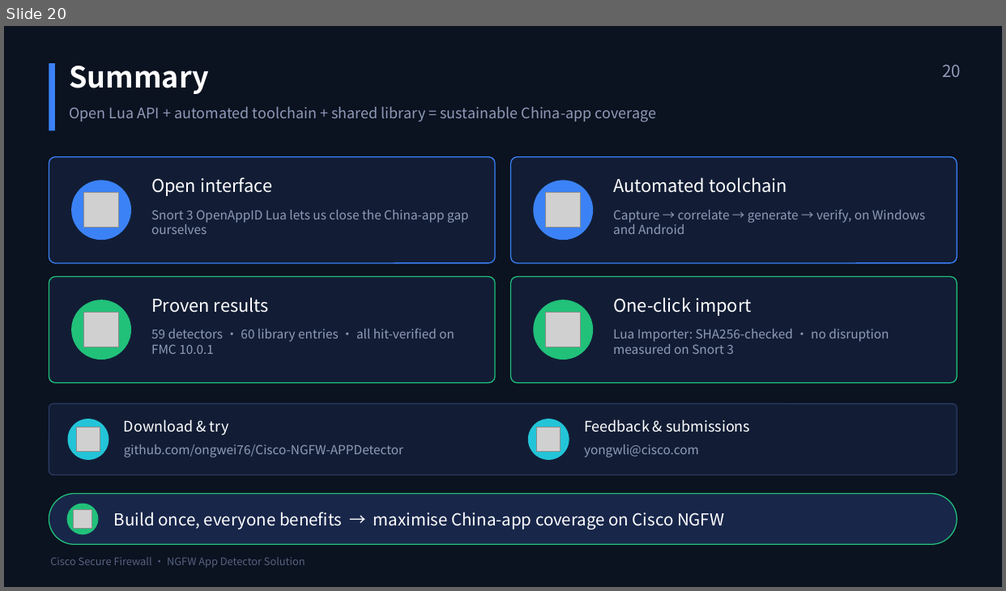
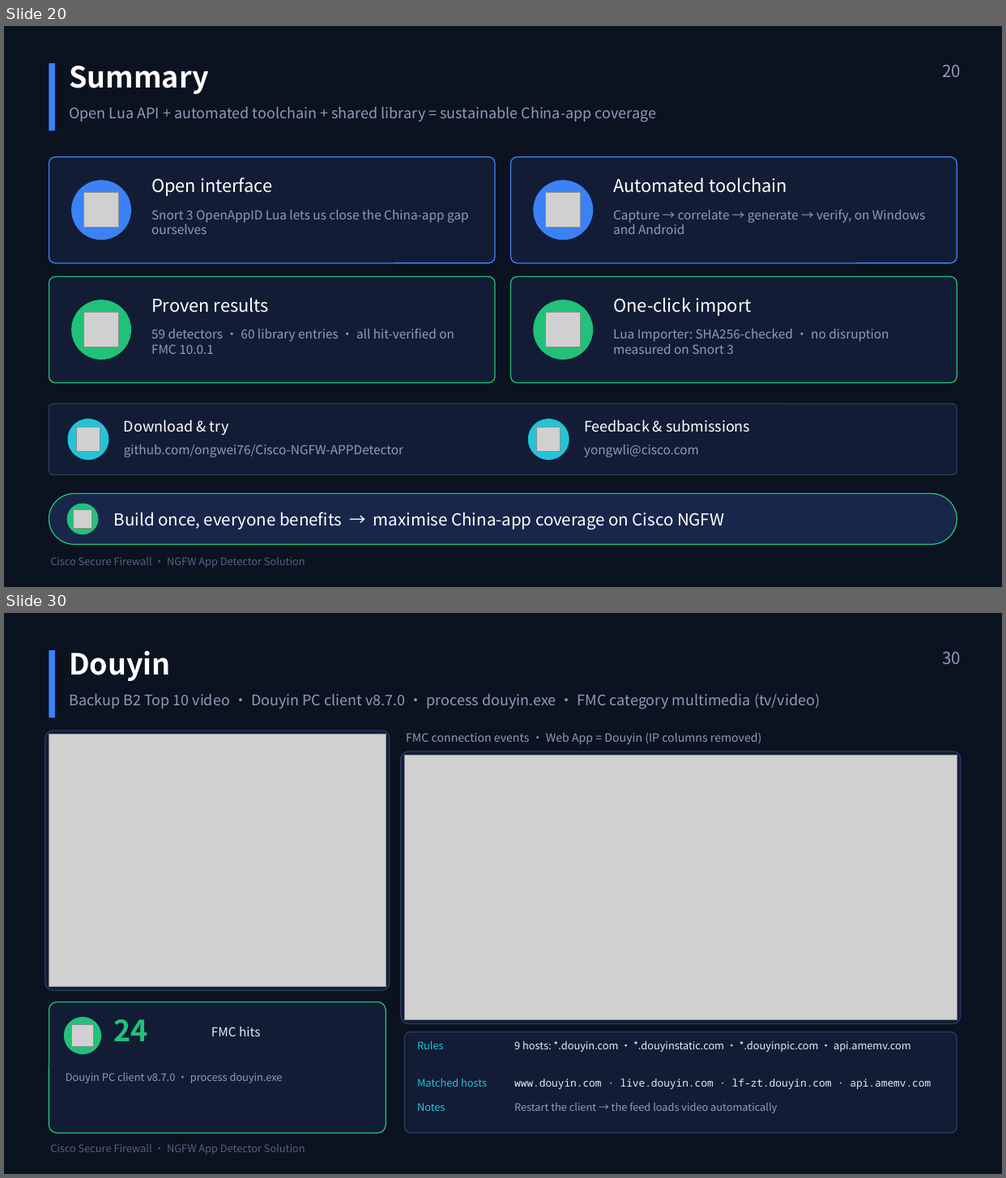
Before and after one commit to ongwei76/Cisco-NGFW-APPDetector, a slide deck: presentation/NGFW_App_Detector_Solution_Overview_EN.pptx. Shown one above the other, each under a label of ours: slide 20 before the commit, slides 20 and 30 after it; the slides between them are not shown. The pictures are 1006x591 and 1006x1178 pixels, drawn with LibreOffice and Linux fonts; fonts in the diff are those of the drawing; grey boxes stand for pictures. Boxes give left, top, right and bottom in pixels: in the first picture for what was removed or moved away, otherwise in the second. Text is boxed around its words. In the diff, an @@ line names an element or a change of style, - is before the commit and + after.

```diff
--- a/presentation/NGFW_App_Detector_Solution_Overview_EN.pptx
+++ b/presentation/NGFW_App_Detector_Solution_Overview_EN.pptx
@@ slide 30 added at box(4, 613, 1002, 1174), background #FFFFFF @@
@@ rectangle added at box(4, 613, 1002, 1174), fill #0B1220 @@
@@ rectangle added at box(49, 650, 55, 717), fill #3B82F6 @@
@@ text added at box(69, 651, 171, 681), 28 pt, text #FFFFFF, bold @@
+Douyin
@@ text added at box(942, 651, 961, 664), 16 pt, text #8F9BB8 @@
+30
@@ text added at box(69, 693, 820, 709), 14 pt, text #8F9BB8 @@
+Backup B2 Top 10 video · Douyin PC client v8.7.0 · process douyin.exe · FMC category multimedia (tv/video)
@@ rounded rectangle added at box(45, 730, 390, 991), fill #121D35, outline #2A3A63 1 pt @@
@@ text added at box(406, 732, 762, 744), 11 pt, text #8F9BB8 @@
+FMC connection events · Web App = Douyin (IP columns removed)
@@ picture added at box(49, 735, 386, 987) @@
@@ rounded rectangle added at box(401, 752, 961, 1024), fill #121D35, outline #2A3A63 1 pt @@
@@ picture added at box(404, 756, 957, 1020) @@
@@ rounded rectangle added at box(49, 1003, 386, 1133), fill #121D35, outline #21C17A 1 pt @@
@@ ellipse added at box(64, 1017, 101, 1054), fill #21C17A @@
@@ picture added at box(72, 1024, 94, 1046) @@
@@ text added at box(114, 1020, 148, 1041), 28 pt, text #21C17A, bold @@
+24
@@ text added at box(211, 1026, 260, 1037), 12 pt, text #E3EAF7 @@
+FMC hits
@@ rounded rectangle added at box(404, 1033, 957, 1133), fill #121D35, outline #2A3A63 1 pt @@
@@ text added at box(417, 1041, 444, 1050), 10 pt, text #23C4D8 @@
+Rules
@@ text added at box(514, 1041, 911, 1052), 10 pt, text #E3EAF7 @@
+9 hosts: *.douyin.com · *.douyinstatic.com · *.douyinpic.com · api.amemv.com
@@ text added at box(66, 1073, 283, 1084), 10 pt, text #8F9BB8 @@
+Douyin PC client v8.7.0 · process douyin.exe
@@ text added at box(417, 1079, 487, 1087), 10 pt, text #23C4D8 @@
+Matched hosts
@@ text added at box(514, 1079, 931, 1089), 10 pt, text #E3EAF7 @@
+www.douyin.com · live.douyin.com · lf-zt.douyin.com · api.amemv.com
@@ text added at box(417, 1103, 445, 1111), 10 pt, text #23C4D8 @@
+Notes
@@ text added at box(514, 1102, 777, 1114), 10 pt, text #8F9BB8 @@
+Restart the client → the feed loads video automatically
@@ text added at box(50, 1144, 305, 1155), 10 pt, text #56627F @@
+Cisco Secure Firewall · NGFW App Detector Solution
```
Also in this commit, not shown: 1 slide changed, 68 other slides added, 4 other files.
